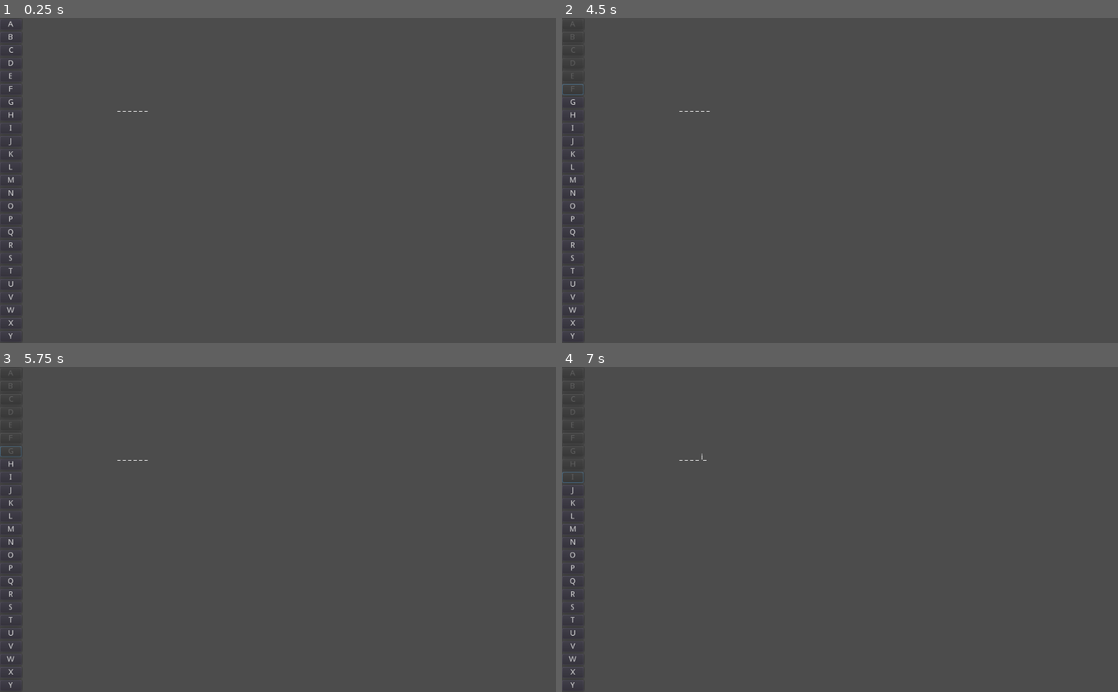
Above: before the commit, frames 1-4 (two rows, left to right).
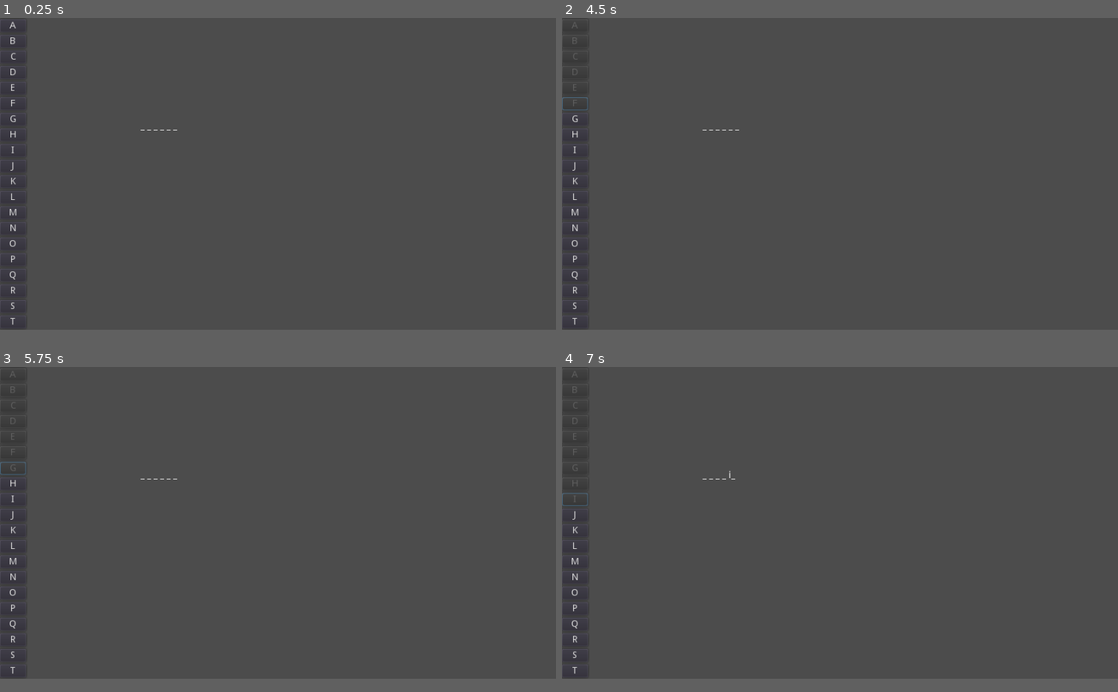
Above: after the commit, the same moments.

Repository: Jelared/Project-Jeu_du_Pendu
Game: Godot game, scene res://scenes/Main.tscn
Two runs of this game, one before a commit and one after it. Both use one fixed random seed, a clock stepped at 60 frames per second and the inputs below.
Inputs:
- Up to frame 1 (0.25 s): no input
- Up to frame 2 (4.5 s): click "A" at 0.5 s; click "B" at 1.25 s; click "C" at 2 s; click "D" at 2.75 s; click "E" at 3.5 s; click "F" at 4.25 s
- Up to frame 3 (5.75 s): click "G" at 5 s
- Up to frame 4 (7 s): click "H" at 5.75 s; click "I" at 6.5 s
In our replay, the window is 800x468 before the commit and 800x449 after it. These sizes can differ from the game's own. Grey fills any space a smaller window leaves; there, only what the larger window draws over its background counts as a difference.

The runs differ from the first frame. In frame 1, 0.5% of the frame differs, in the area x 0-32%, y 0-100%; in frame 2, 0.5%; in frame 3, 0.4%; in frame 4, 0.4%.

Commit message:
update 31-08-2022
sprite

Diff:
--- a/project.godot
+++ b/project.godot
@@ -14,6 +14,11 @@
 run/main_scene="res://scenes/Main.tscn"
 config/icon="res://icon.png"
 
+[display]
+
+window/size/width=854
+window/size/height=480
+
 [physics]
 
 common/enable_pause_aware_picking=true
--- a/scenes/Main.tscn
+++ b/scenes/Main.tscn
@@ -11,6 +11,8 @@
 script = ExtResource( 1 )
 groupe_clavier = ExtResource( 2 )
 
+[node name="CanvasLayer" type="CanvasLayer" parent="."]
+
 [node name="Affichage" type="RichTextLabel" parent="."]
 margin_left = 216.0
 margin_top = 158.0
Binary file added: Sprites/SP6.png
Not shown, added: Sprites/SP6.png.import
